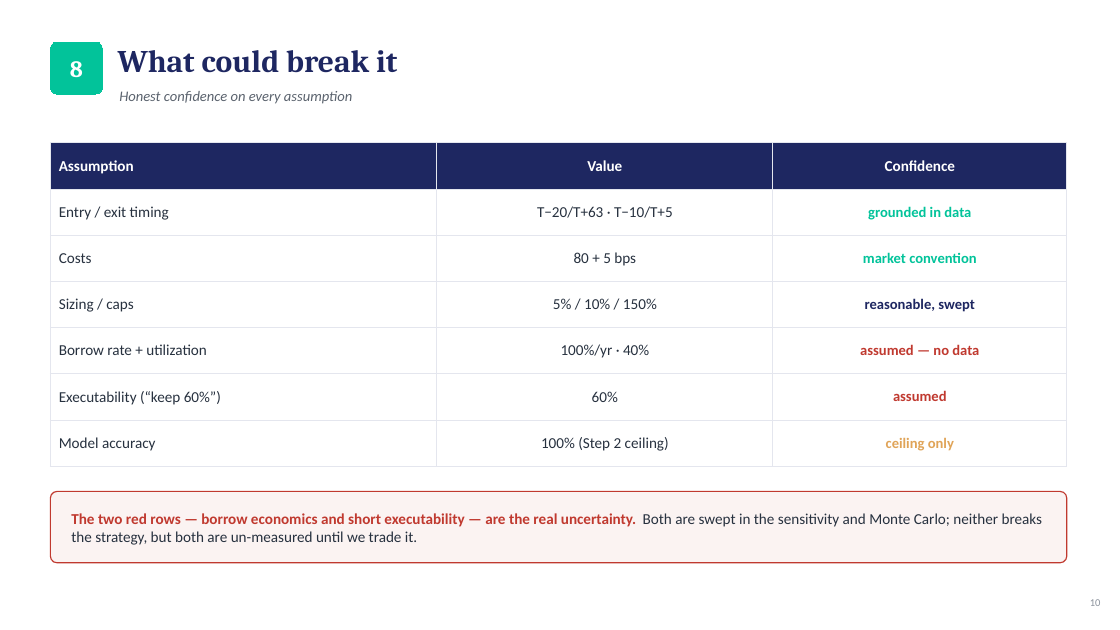
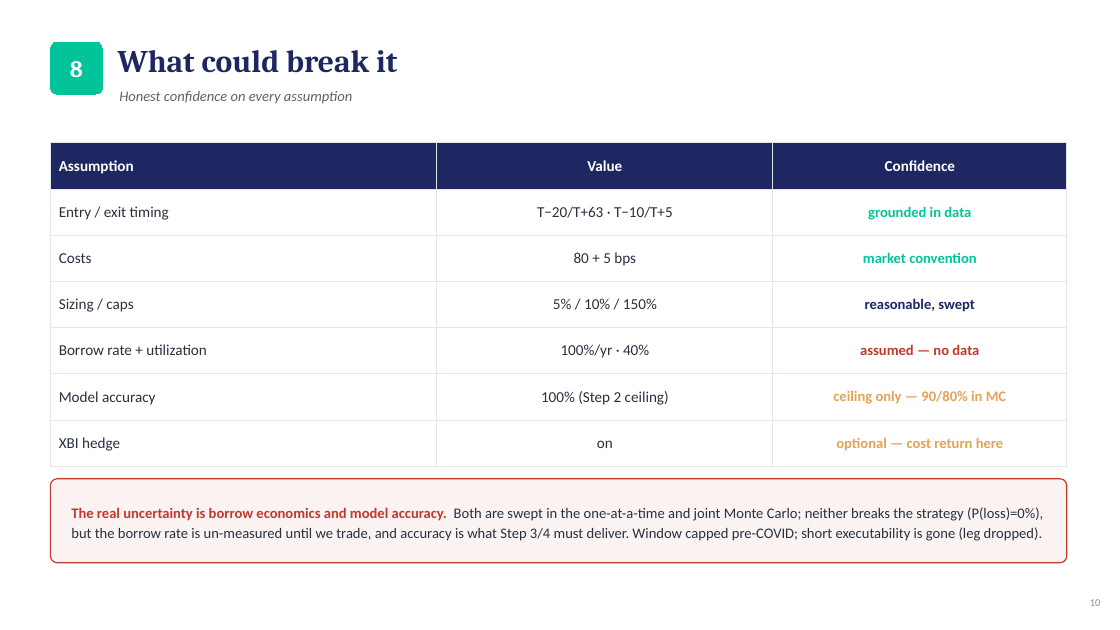
Before and after one commit to zenotheboi/hedgefund-analysis, a slide deck: slide 10 of reports/IC_Biotech_Catalyst_Strategy.pptx. Drawn at 1120x630 pixels with LibreOffice and Linux fonts; fonts in the diff are those of the drawing. Boxes give left, top, right and bottom in pixels: in the first picture for what was removed or moved away, otherwise in the second. Text is boxed around its words. In the diff, an @@ line names an element or a change of style, - is before the commit and + after.

```diff
--- a/reports/IC_Biotech_Catalyst_Strategy.pptx
+++ b/reports/IC_Biotech_Catalyst_Strategy.pptx
@@ table at box(50, 143, 1067, 455) @@
-row 6: Executability (“keep 60%”) | 60% | assumed
+row 6: Model accuracy | 100% (Step 2 ceiling) | ceiling only — 90/80% in MC
-row 7: Model accuracy | 100% (Step 2 ceiling) | ceiling only
+row 7: XBI hedge | on | optional — cost return here
@@ rounded rectangle: place and size @@
-rounded rectangle at box(50, 492, 1067, 563)
+rounded rectangle at box(50, 479, 1067, 563)
@@ rounded rectangle at box(50, 479, 1067, 563): proportions changed @@
@@ text at box(71, 507, 1043, 541): text changed; size 13 to 12.5 pt @@
-The two red rows — borrow economics and short executability — are the real uncertainty. Both are swept in the sensitivity and Monte Carlo; neither breaks the strategy, but both are un-measured until we trade it.
+The real uncertainty is borrow economics and model accuracy. Both are swept in the one-at-a-time and joint Monte Carlo; neither breaks the strategy (P(loss)=0%), but the borrow rate is un-measured until we trade, and accuracy is what Step 3/4 must deliver. Window capped pre-COVID; short executability is gone (leg dropped).
```
Also in this commit, not shown: 6 other slides changed, 8 other files.
